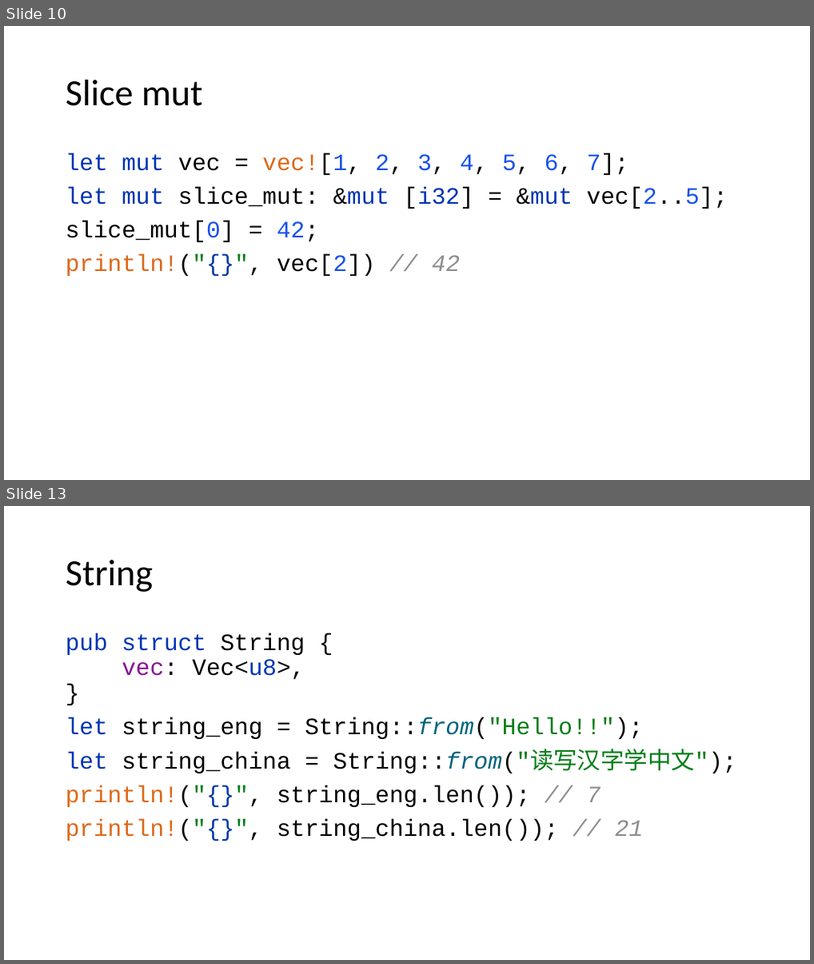
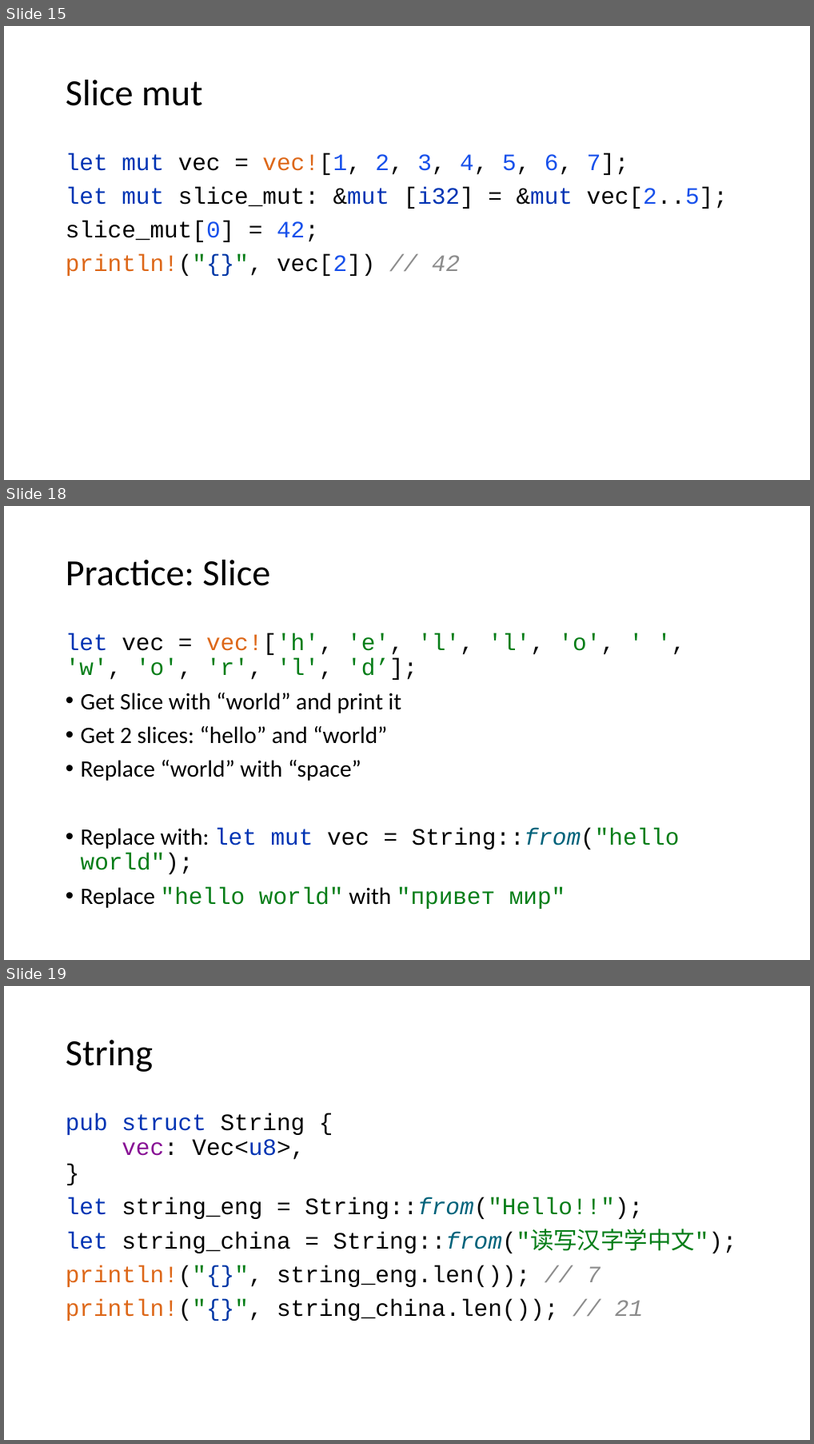
Before and after one commit to kugushev/course-rust-basics, a slide deck: pres/07-Collections.pptx. Shown one above the other, each under a label of ours: slides 10 and 13 before the commit, slides 15, 18 and 19 after it; the slides between them are not shown. The pictures are 814x964 and 814x1444 pixels, drawn with LibreOffice and Linux fonts; fonts in the diff are those of the drawing. Boxes give left, top, right and bottom in pixels: in the first picture for what was removed or moved away, otherwise in the second. Text is boxed around its words. In the diff, an @@ line names an element or a change of style, - is before the commit and + after.

```diff
--- a/pres/07-Collections.pptx
+++ b/pres/07-Collections.pptx
@@ slide 18 added at (x1=4, y1=506, x2=810, y2=960), background #FFFFFF @@
@@ rectangle added at (x1=4, y1=509, x2=16, y2=533), fill #FFFFFF @@
@@ title added at (x1=66, y1=560, x2=270, y2=586), 44 pt, text #000000 @@
+Practice: Slice
@@ text added at (x1=66, y1=633, x2=680, y2=908), 28 pt, text #000000 @@
+let vec = vec!['h', 'e', 'l', 'l', 'o', ' ', 'w', 'o', 'r', 'l', 'd’];
+• Get Slice with “world” and print it
+• Get 2 slices: “hello” and “world”
+• Replace “world” with “space”
+• Replace with: let mut vec = String::from("hello world");
+• Replace "hello world" with "привет мир"
@@ what was slide 10 is now slide 15 @@
@@ what was slide 13 is now slide 19 @@
```
Also in this commit, not shown: 2 slides changed, 8 other slides added, 2 other files.
